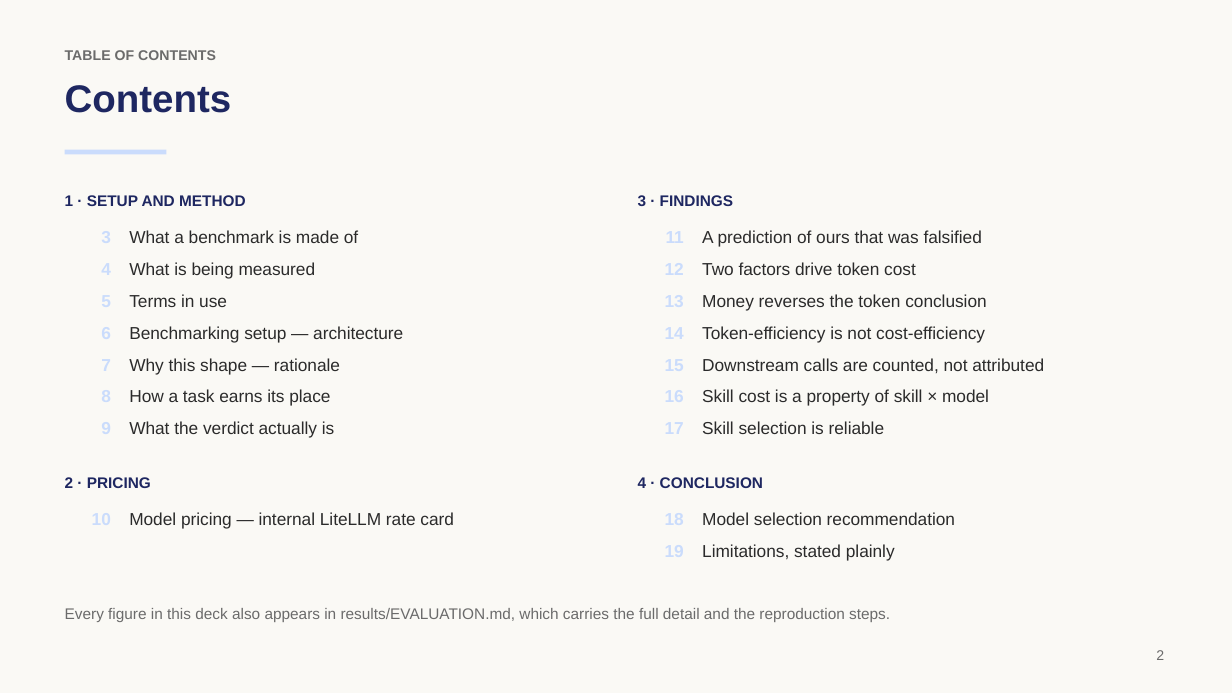
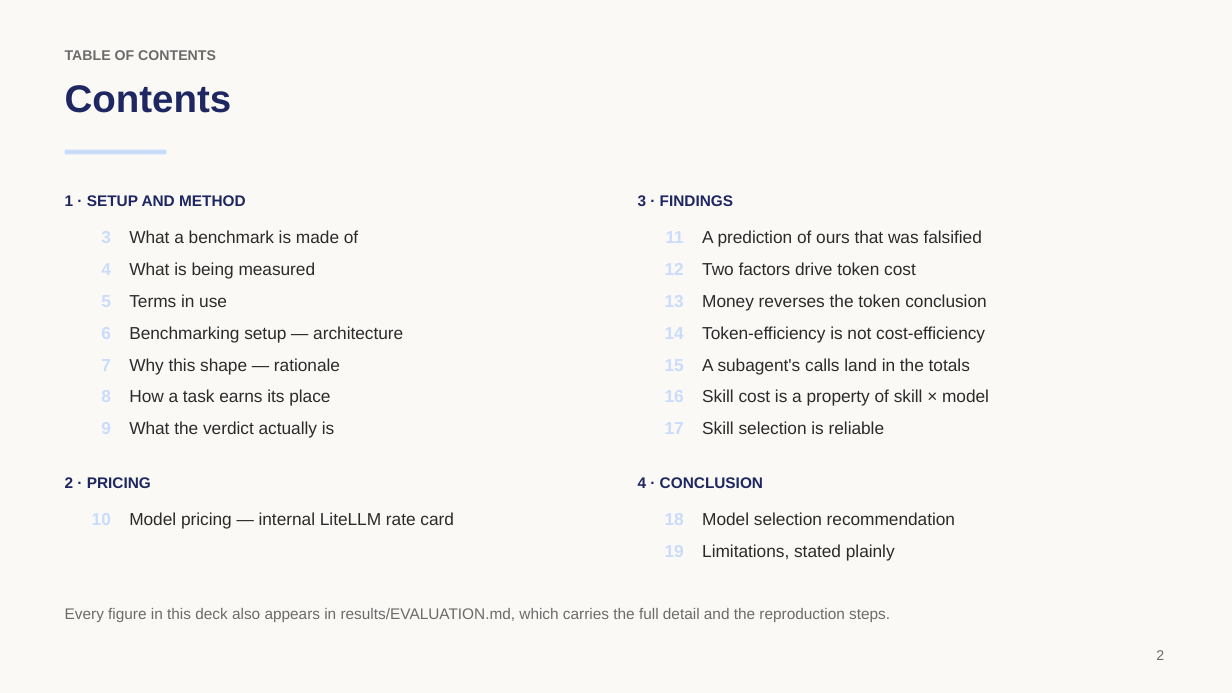
Before and after one commit to rossoctl/autobench-claudecode, a slide deck: slide 2 of results/autobench-claudecode-summary.pptx. Drawn at 1232x693 pixels with LibreOffice and Linux fonts; fonts in the diff are those of the drawing. Boxes give left, top, right and bottom in pixels: in the first picture for what was removed or moved away, otherwise in the second. Text is boxed around its words. In the diff, an @@ line names an element or a change of style, - is before the commit and + after.

```diff
--- a/results/autobench-claudecode-summary.pptx
+++ b/results/autobench-claudecode-summary.pptx
@@ text at bbox=[702, 358, 970, 374]: text changed @@
-Downstream calls are counted, not attributed
+A subagent's calls land in the totals
```
Also in this commit, not shown: 2 other slides changed, 2 other files.
